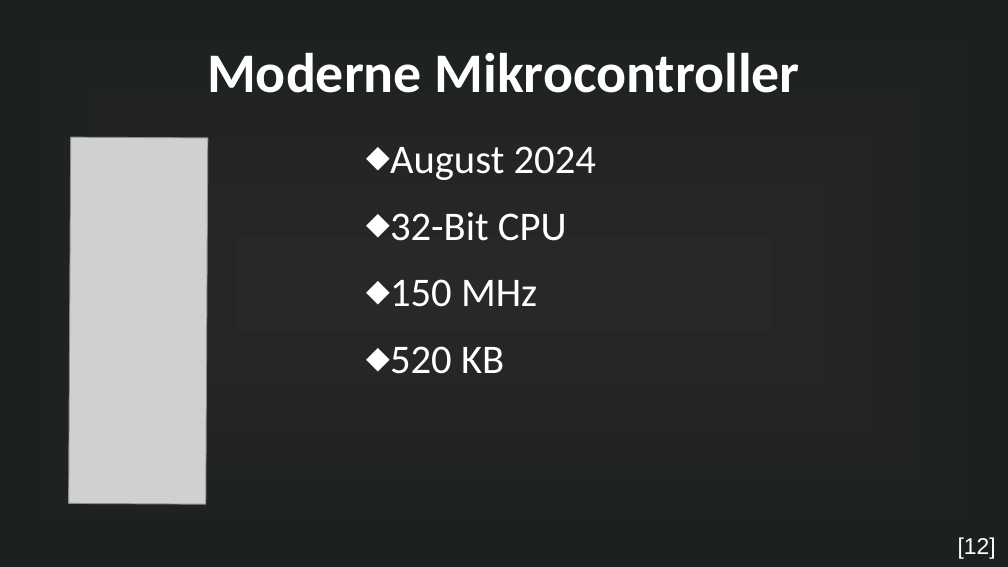
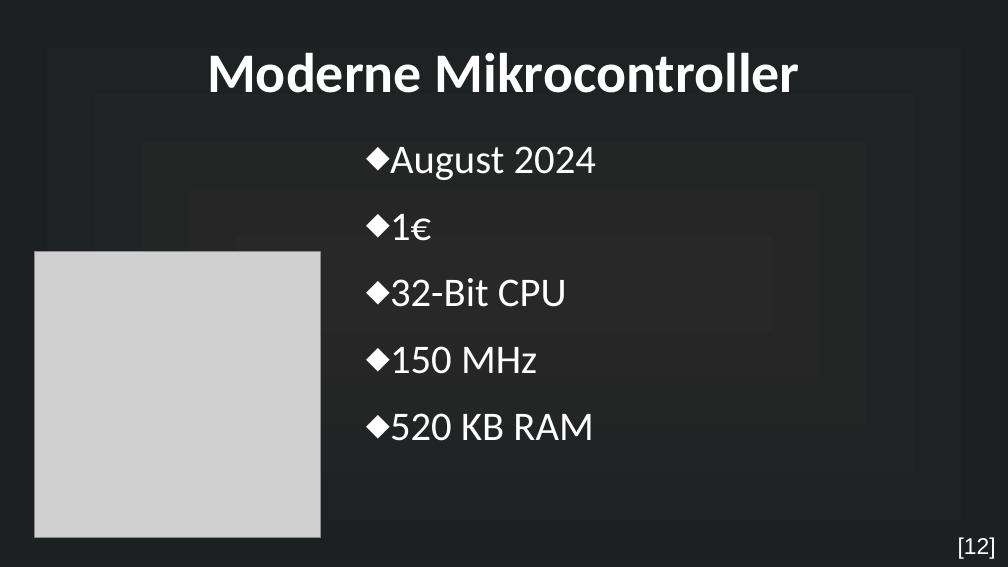
Before and after one commit to MuffinKran24/IMP_GFS, a slide deck: slide 13 of Mikrocontroller_GFS.odp. Drawn at 1008x567 pixels with LibreOffice and Linux fonts; fonts in the diff are those of the drawing; grey boxes stand for pictures. Boxes give left, top, right and bottom in pixels: in the first picture for what was removed or moved away, otherwise in the second. Text is boxed around its words. In the diff, an @@ line names an element or a change of style, - is before the commit and + after.

```diff
--- a/Mikrocontroller_GFS.odp
+++ b/Mikrocontroller_GFS.odp
@@ text at [390,214,431,241]: paragraph added @@
+⬥ 1€
@@ picture at [35,252,320,537]: rotation 270 to 0 degrees @@
@@ text at [390,413,593,441]: text changed @@
-⬥ 520 KB
+⬥ 520 KB RAM
```
Also in this commit, not shown: 6 other slides changed, 4 slides added, 3 slides removed, 47 other files.
